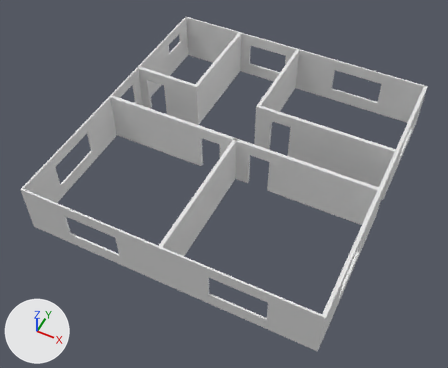
The OBJ model assets/house/house_2ndFloor_wall.obj: old version first, new version second.
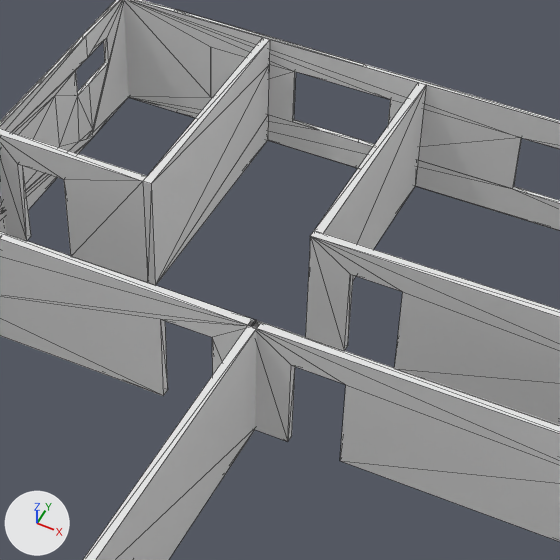
There are two pictures of each version: one whole from a 50 mm camera at (0.4, -35.5, 60.5) aimed at (-20.3, 5.9, 8.7), one close up on the part from 31% to 78% of the width and 5% to 62% of the height. The axes (+X, +Y, +Z) are drawn at lower left. The lights are the same throughout. The close-ups show mesh edges as thin lines. Where no turn or scale is listed for an object, it has been applied to the vertices. Vertices at the same position are counted once.

The first close-up shows 'house_2ndFloor_wall'.
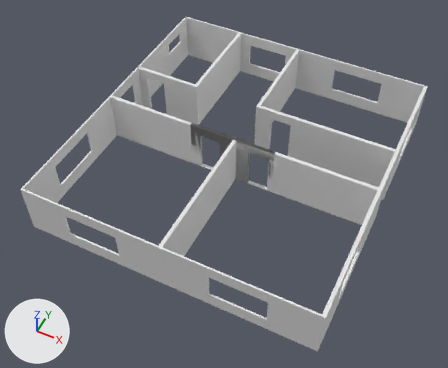
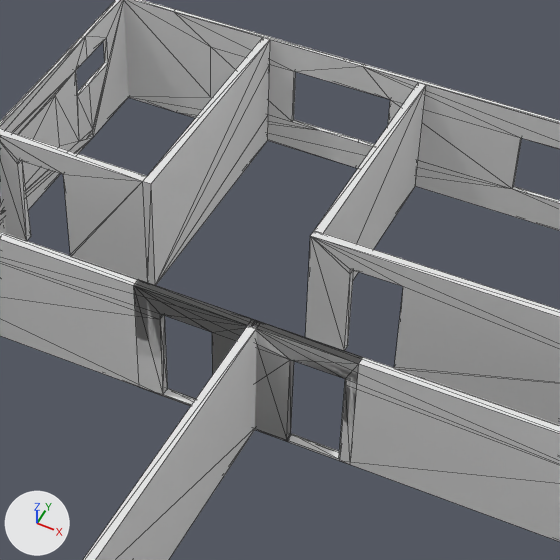
The edits, one by one:
Material 'Material' (mat_material) is new.
Its base color is (0.8, 0.8, 0.8) (white #e7e7e7).
Its roughness is 1.0.
me_house_2ndfloor_wall is used by ob_house_2ndfloor_wall; location (0.0, 0.0, 0.0).
me_house_2ndfloor_wall had 305 vertices, 618 faces and spanned x -36.0..-3.8, y -8.0..26.0, z 8.0..14.0.
me_house_2ndfloor_wall now has 356 vertices, 734 faces and spans x -36.0..-3.8, y -8.0..26.0, z 8.0..14.0.
me_house_2ndfloor_wall part 1: 8 vertices removed from x -32.3..-15.9, y 7.8..14.2, z 12.6; 55 vertices added at x -34.7..-15.4, y 7.8..14.2, z 8.0..14.0.
me_house_2ndfloor_wall part 2: 2 vertices added at x -36.0, y 26.0, z 8.0..14.0.
me_house_2ndfloor_wall now uses material mat_material (white #e7e7e7).

Pixel boxes [x1, y1, x2, y2] of what changed, in the close-ups (560 x 560 px):
part 1 of me_house_2ndfloor_wall, built on: before [0, 135, 560, 441]; after [0, 82, 560, 483]
part 2 of me_house_2ndfloor_wall, added: after [83, 0, 120, 36]
